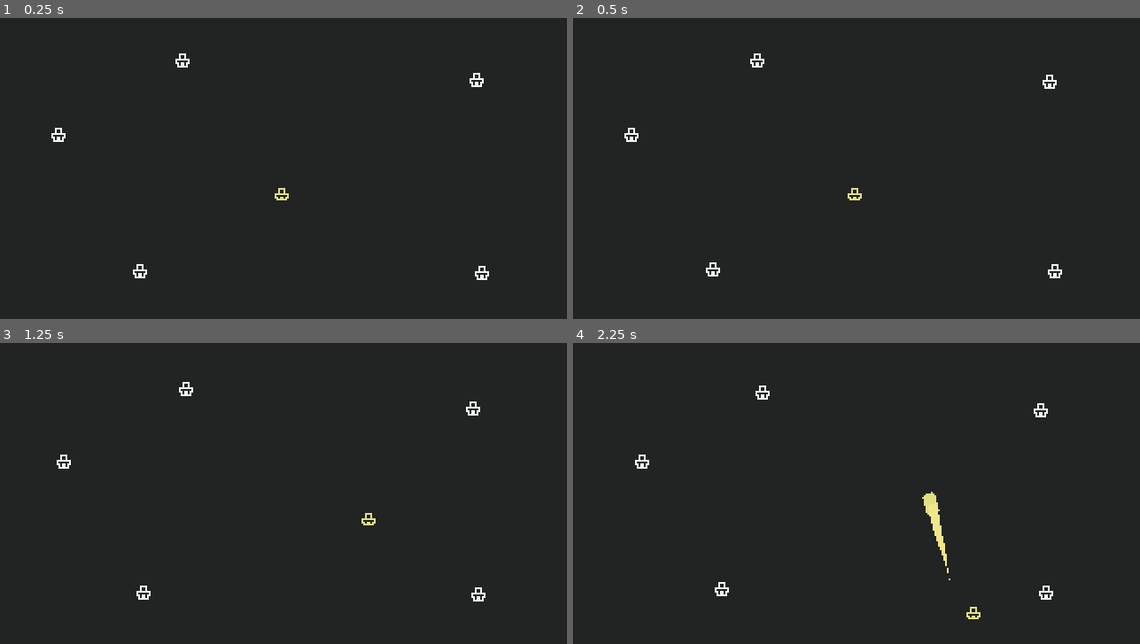
Above: before the commit, frames 1-4 (two rows, left to right).
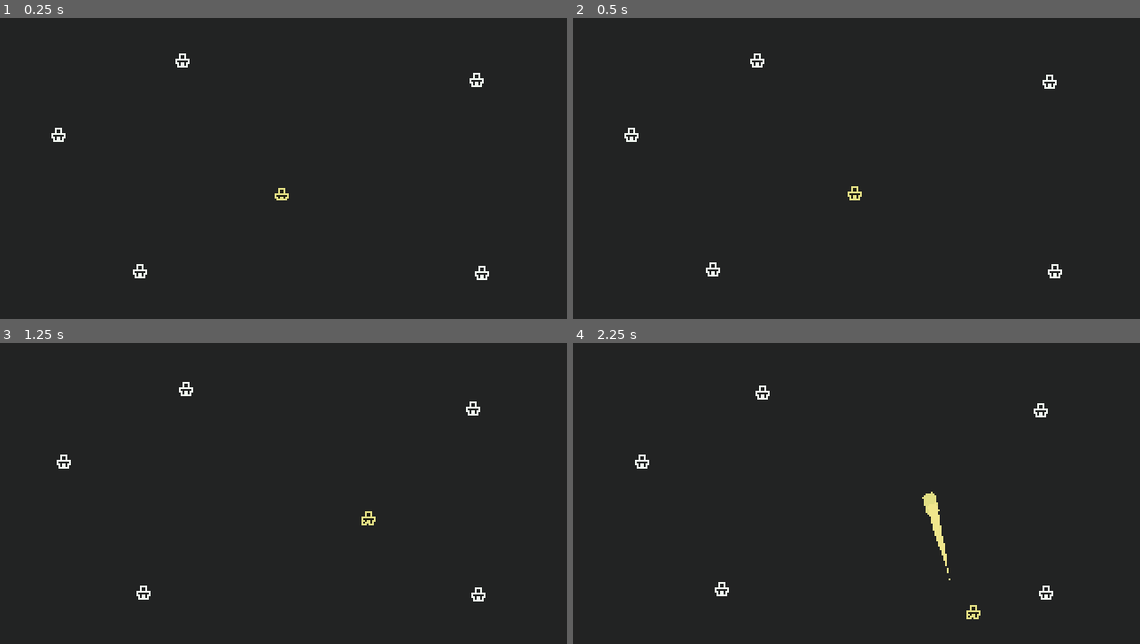
Above: after the commit, the same moments.

Repository: mrbartchak/golden-bullet-game
Game: Godot game, scene res://core/main.tscn
The game is run twice, just before and just after one commit, with the same random seed, the same clock (stepped at 60 frames per second) and the same inputs.
Inputs (mouse positions are in pixels of both pictures, inside the frame that each line leads up to):
- Up to frame 1 (0.25 s): no input
- Up to frame 2 (0.5 s): no input
- Up to frame 3 (1.25 s): move the mouse to (408, 487) at 0.52 s; hold D (move_right) from 0.53 s (still down); click (408, 487) at 0.6 s
- Up to frame 4 (2.25 s): move the mouse to (743, 517) at 1.27 s; release D (move_right) at 1.28 s; hold S (move_down) 1.28-2.03 s; click (743, 517) at 1.35 s; move the mouse to (913, 433) at 2.02 s; hold D (move_right) from 2.03 s (still down); click (913, 433) at 2.1 s

Frame 1 is identical in both runs. In frame 2, less than 0.1% of the frame differs, in the area x 48-51%, y 55-60%; in frame 3, less than 0.1%, in the area x 63-67%, y 55-61%; in frame 4, less than 0.1%.

Commit message:
I can push to main whenever I want

Diff:
--- a/enemies/enemy.gd
+++ b/enemies/enemy.gd
@@ -6,6 +6,7 @@
 
 var health: int
 var movement_direction: Vector2
+var alive: bool = true
 
 
 func _ready() -> void:
@@ -18,14 +19,19 @@
 	global_position += movement_direction * movement_speed * delta
 
 func take_damage(amount: int) -> void:
+	if not alive:
+		return
 	health -= amount
 	_play_hit_flash()
 	if health <= 0:
 		die()
 
 func die() -> void:
+	alive = false
+	$CollisionShape2D.set_deferred("disabled", true)
 	$Sprite.visible = false
-	await _play_death_animation()
+	_play_death_animation()
+	await get_tree().create_timer($DeathParticles.lifetime).timeout
 	queue_free()
 
 #=== Visuals ===
@@ -36,7 +42,6 @@
 func _play_death_animation() -> void:
 	$DeathParticles.modulate = Color.KHAKI
 	$DeathParticles.emitting = true
-	await $DeathParticles.finished
 
 func _on_hit_flash_timeout() -> void:
 	$Sprite.modulate = Color.WHITE
--- a/player/player.gd
+++ b/player/player.gd
@@ -1,7 +1,11 @@
 extends CharacterBody2D
+
+enum Facing { LEFT, RIGHT }
 
 @export var movement_speed: float = 70.0
 @export var bullet_scene: PackedScene
+
+var facing: Facing = Facing.RIGHT
 var muzzle_offset: int = 4
 
 #===Process Callbacks
@@ -10,6 +14,8 @@
 	self.modulate = Color.KHAKI
 
 func _process(_delta: float) -> void:
+	_update_animation()
+
 	if Input.is_action_just_pressed("fire"):
 		fire()
 
@@ -34,8 +40,23 @@
 		"move_down"
 	)
 
+	if input_dir.x > 0:
+		facing = Facing.RIGHT
+	elif input_dir.x < 0:
+		facing = Facing.LEFT
+
 	velocity = input_dir * movement_speed
 	move_and_slide()
+
+func _update_animation() -> void:
+	if velocity.length_squared() == 0:
+		$Sprite.play("idle")
+		return
+
+	if facing == Facing.RIGHT:
+		$Sprite.play("run_left")
+	else:
+		$Sprite.play("run_right")
 
 func _spawn_bullet(direction: Vector2) -> void:
 	var bullet: Bullet = bullet_scene.instantiate()
--- a/player/player.tscn
+++ b/player/player.tscn
@@ -13,6 +13,22 @@
 [sub_resource type="AtlasTexture" id="AtlasTexture_boad6"]
 atlas = ExtResource("3_qjkh3")
 region = Rect2(8, 0, 8, 8)
+
+[sub_resource type="AtlasTexture" id="AtlasTexture_qjkh3"]
+atlas = ExtResource("3_qjkh3")
+region = Rect2(8, 16, 8, 8)
+
+[sub_resource type="AtlasTexture" id="AtlasTexture_rgyib"]
+atlas = ExtResource("3_qjkh3")
+region = Rect2(16, 16, 8, 8)
+
+[sub_resource type="AtlasTexture" id="AtlasTexture_hg6s5"]
+atlas = ExtResource("3_qjkh3")
+region = Rect2(8, 8, 8, 8)
+
+[sub_resource type="AtlasTexture" id="AtlasTexture_8t03j"]
+atlas = ExtResource("3_qjkh3")
+region = Rect2(16, 8, 8, 8)
 
 [sub_resource type="SpriteFrames" id="SpriteFrames_rgyib"]
 animations = [{
@@ -31,6 +47,28 @@
 "loop": true,
 "name": &"idle",
 "speed": 6.0
+}, {
+"frames": [{
+"duration": 1.0,
+"texture": SubResource("AtlasTexture_qjkh3")
+}, {
+"duration": 1.0,
+"texture": SubResource("AtlasTexture_rgyib")
+}],
+"loop": true,
+"name": &"run_left",
+"speed": 6.0
+}, {
+"frames": [{
+"duration": 1.0,
+"texture": SubResource("AtlasTexture_hg6s5")
+}, {
+"duration": 1.0,
+"texture": SubResource("AtlasTexture_8t03j")
+}],
+"loop": true,
+"name": &"run_right",
+"speed": 6.0
 }]
 
 [sub_resource type="CircleShape2D" id="CircleShape2D_oul6g"]
@@ -44,6 +82,8 @@
 [node name="Sprite" type="AnimatedSprite2D" parent="."]
 sprite_frames = SubResource("SpriteFrames_rgyib")
 animation = &"idle"
+frame = 1
+frame_progress = 0.9346844
 
 [node name="Sprite2D" type="Sprite2D" parent="."]
 visible = false
Binary file changed: player/assets/player_sheet.png
Not shown: 1 places in player/player.tscn that only renumber resources
